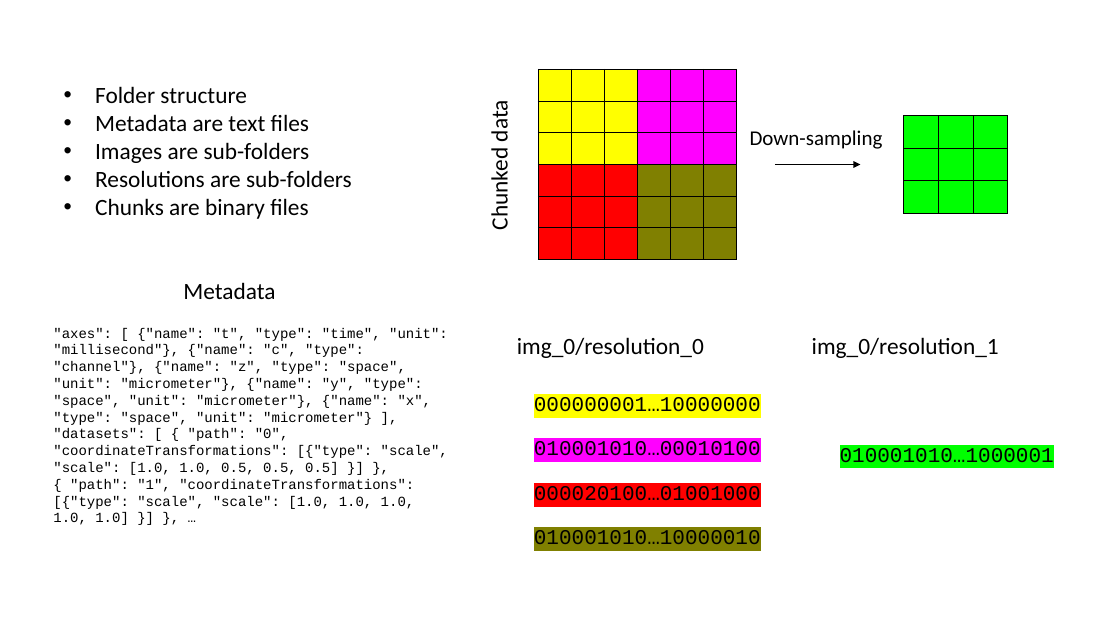
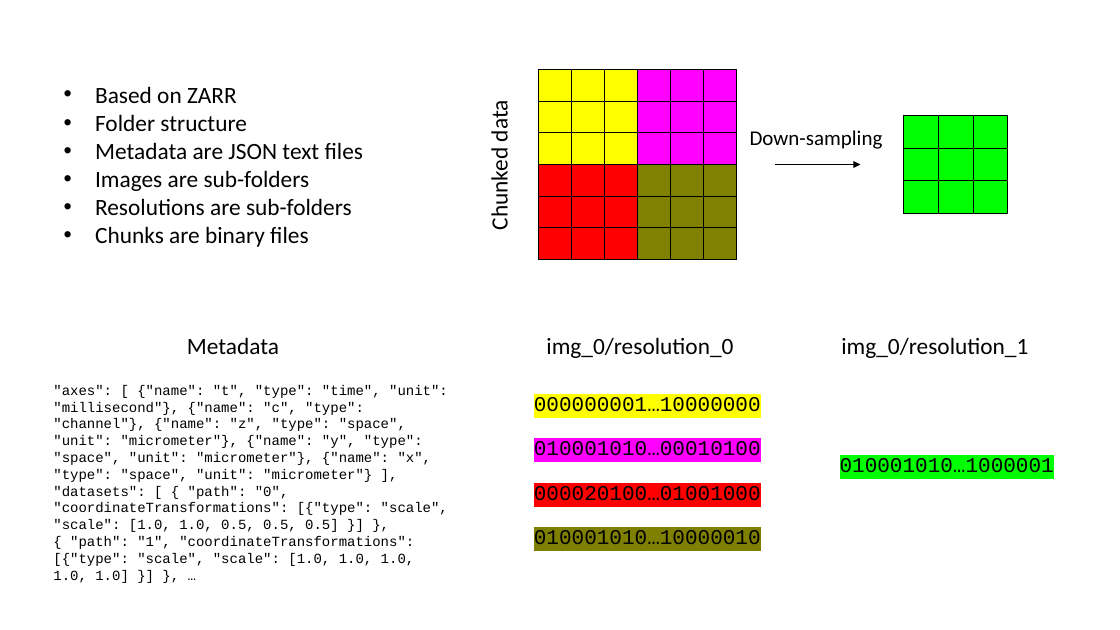
Before and after one commit to NEUBIAS/training-resources, a slide deck: slide 2 of figures/resources/ome-zarr.pptx. Drawn at 1120x630 pixels with LibreOffice and Linux fonts; fonts in the diff are those of the drawing. Boxes give left, top, right and bottom in pixels: in the first picture for what was removed or moved away, otherwise in the second. Text is boxed around its words. In the diff, an @@ line names an element or a change of style, - is before the commit and + after.

```diff
--- a/figures/resources/ome-zarr.pptx
+++ b/figures/resources/ome-zarr.pptx
@@ text at box(95, 86, 237, 103): paragraph added @@
+• Based on ZARR
@@ text at box(95, 142, 363, 159): text changed @@
-• Metadata are text files
+• Metadata are JSON text files
@@ text "Metadata": place and size @@
-text "Metadata" at box(183, 282, 275, 299)
+text "Metadata" at box(187, 337, 279, 354)
@@ text "img_0/resolution_0": place and size @@
-text "img_0/resolution_0" at box(517, 337, 704, 358)
+text "img_0/resolution_0" at box(546, 337, 733, 358)
@@ text "img_0/resolution_1": place and size @@
-text "img_0/resolution_1" at box(812, 337, 999, 358)
+text "img_0/resolution_1" at box(841, 337, 1028, 358)
@@ text ""axes": [ {"name": "t", "type": ...": place and size @@
-text ""axes": [ {"name": "t", "type": ..." at box(53, 328, 448, 525)
+text ""axes": [ {"name": "t", "type": ..." at box(53, 385, 448, 583)
@@ text "010001010…1000001": place and size @@
-text "010001010…1000001" at box(840, 448, 1054, 469)
+text "010001010…1000001" at box(840, 458, 1054, 480)
```
Also in this commit, not shown: 3 other files.
